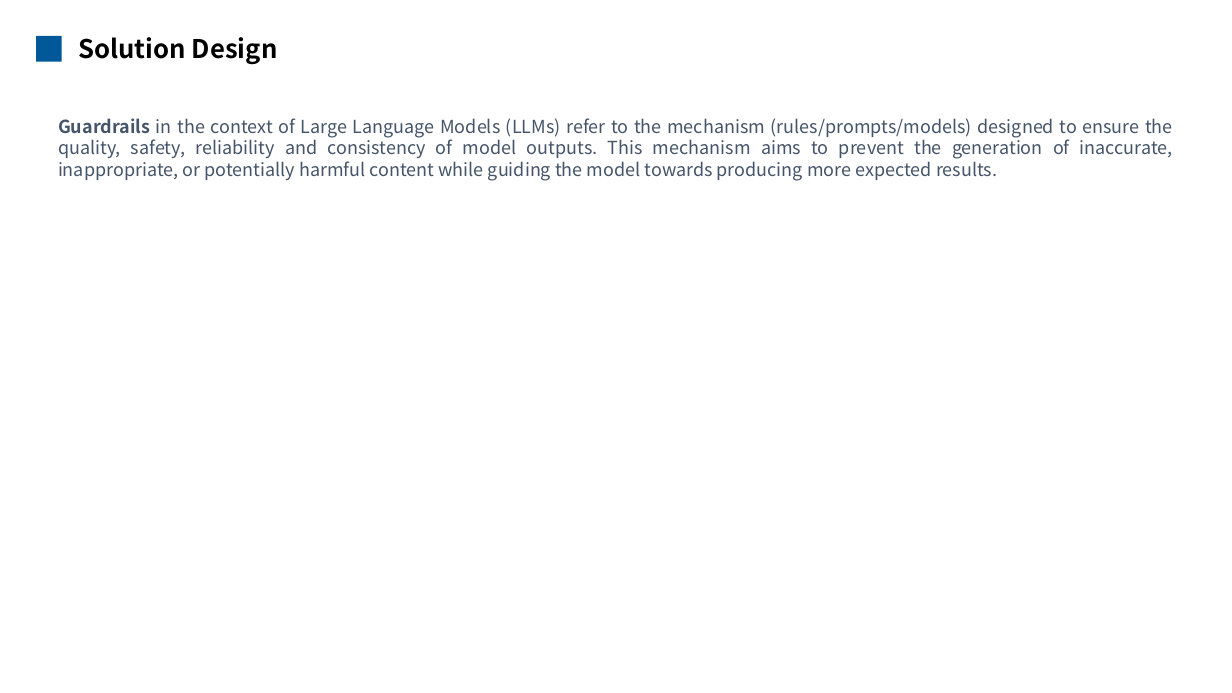
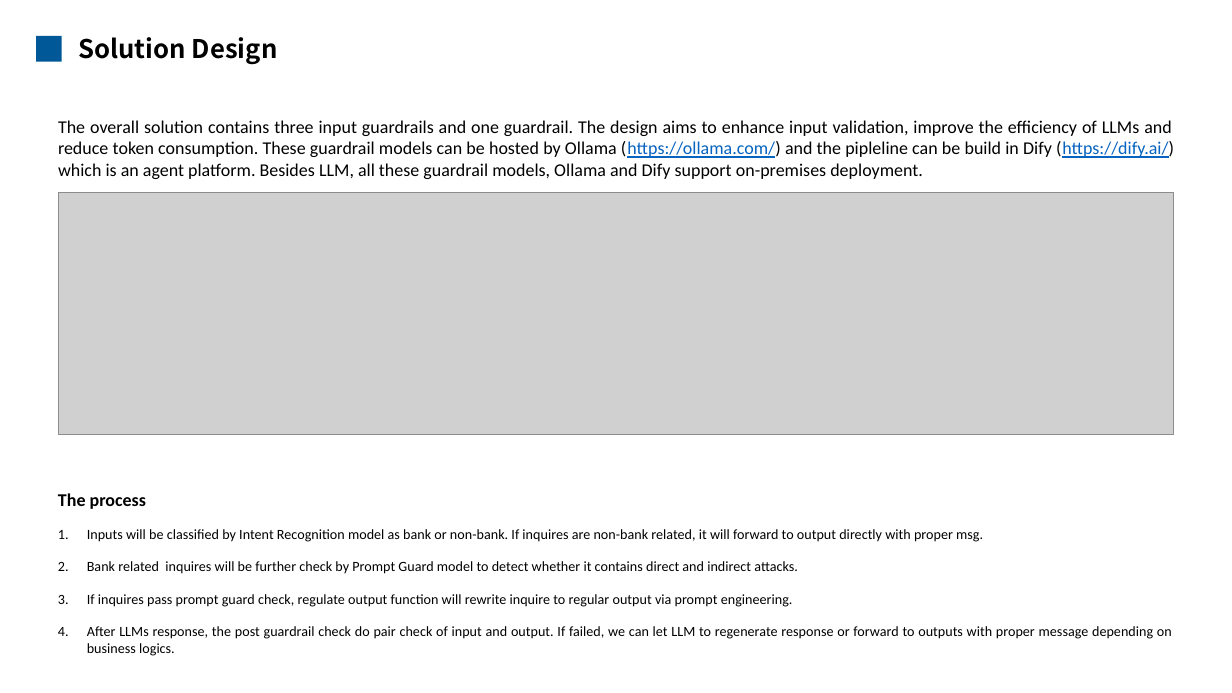
Before and after one commit to mengqinxue/Guardrails, a slide deck: slide 5 of docs/Guardrails Presentation.pptx. Drawn at 1232x693 pixels with LibreOffice and Linux fonts; fonts in the diff are those of the drawing; grey boxes stand for pictures. Boxes give left, top, right and bottom in pixels: in the first picture for what was removed or moved away, otherwise in the second. Text is boxed around its words. In the diff, an @@ line names an element or a change of style, - is before the commit and + after.

```diff
--- a/docs/Guardrails Presentation.pptx
+++ b/docs/Guardrails Presentation.pptx
@@ text at (58, 120, 1174, 179): text changed; font Noto Sans CJK SC to Calibri; text colour #445469 to #000000 @@
-Guardrails in the context of Large Language Models (LLMs) refer to the mechanism (rules/prompts/models) designed to ensure the quality, safety, reliability and consistency of model outputs. This mechanism aims to prevent the generation of inaccurate, inappropriate, or potentially harmful content while guiding the model towards producing more expected results.
+The overall solution contains three input guardrails and one guardrail. The design aims to enhance input validation, improve the efficiency of LLMs and reduce token consumption. These guardrail models can be hosted by Ollama (https://ollama.com/) and the pipleline can be build in Dify (https://dify.ai/) which is an agent platform. Besides LLM, all these guardrail models, Ollama and Dify support on-premises deployment.
@@ picture added at (58, 193, 1174, 434) @@
@@ text added at (58, 493, 1172, 656), 11 pt, text #000000 @@
+The process
+1. Inputs will be classified by Intent Recognition model as bank or non-bank. If inquires are non-bank related, it will forward to output directly with proper msg.
+2. Bank related inquires will be further check by Prompt Guard model to detect whether it contains direct and indirect attacks.
+3. If inquires pass prompt guard check, regulate output function will rewrite inquire to regular output via prompt engineering.
+4. After LLMs response, the post guardrail check do pair check of input and output. If failed, we can let LLM to regenerate response or forward to outputs with proper message depending on business logics.
```
Also in this commit, not shown: 3 other slides changed, 3 slides added, 4 other files.
